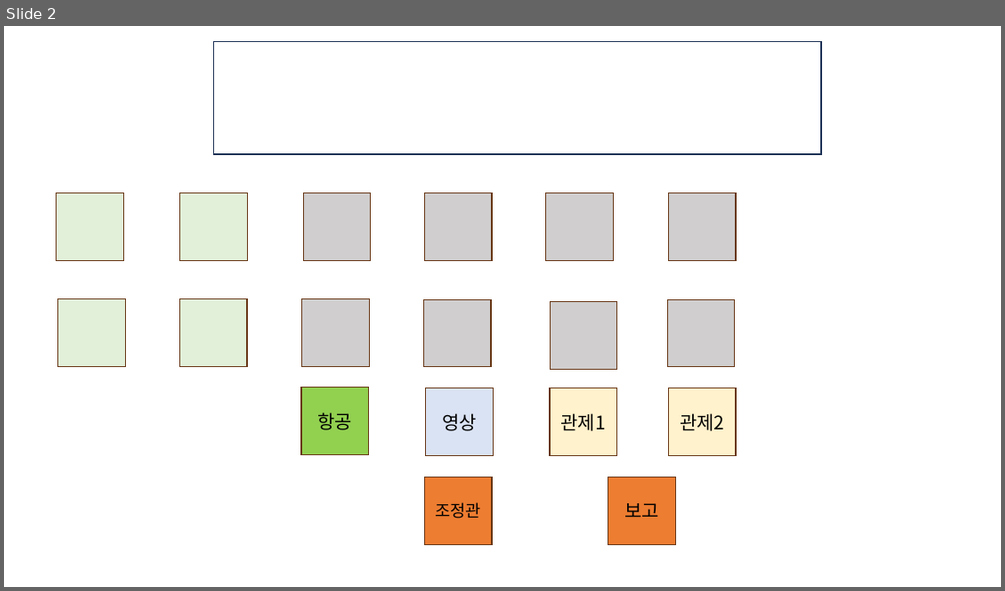
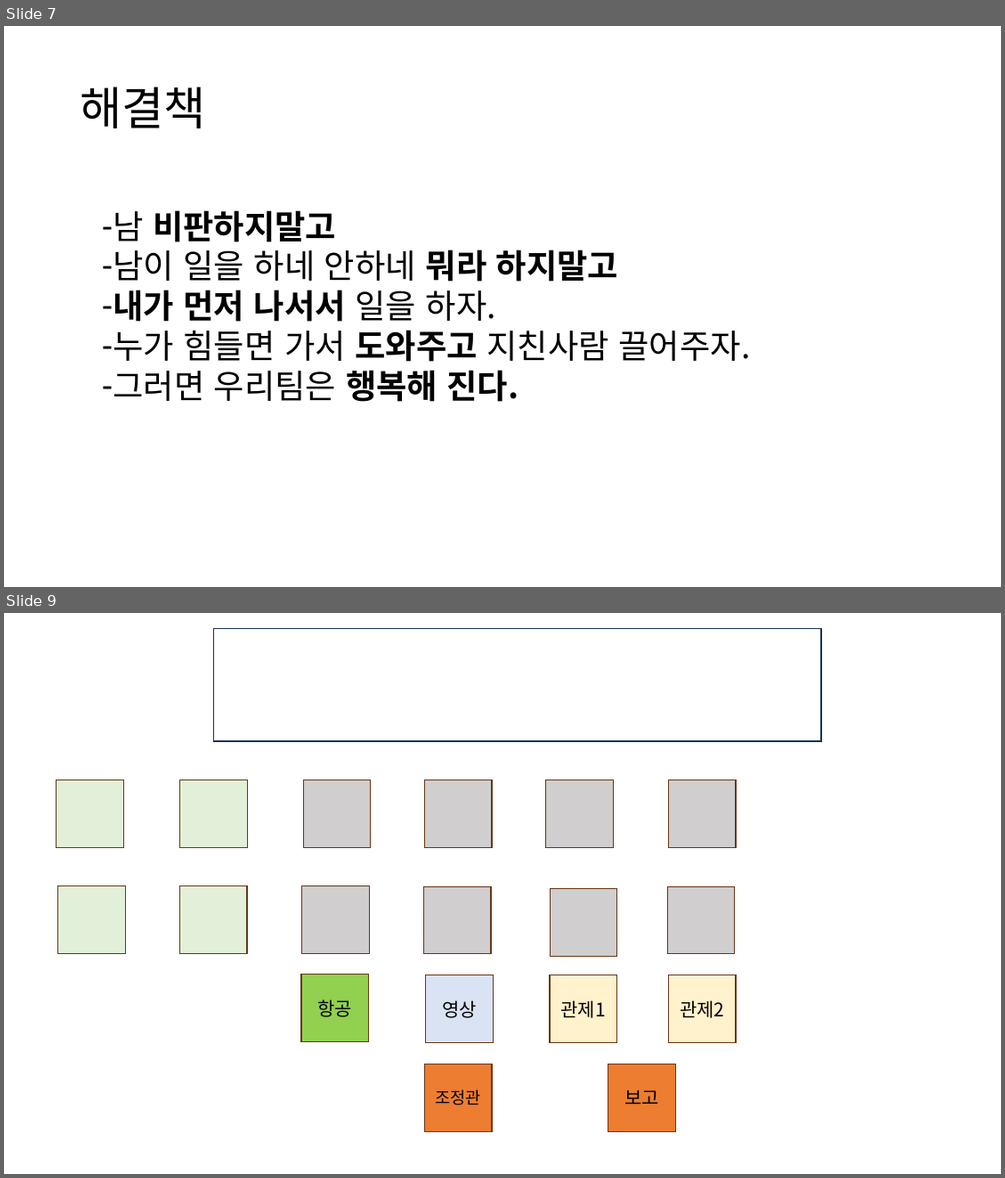
Before and after one commit to Chunopark/fire1, a slide deck: 3팀 상황실 전술.pptx. Shown one above the other, each under a label of ours: slide 2 before the commit, slides 7 and 9 after it; the slides between them are not shown. The pictures are 1005x591 and 1005x1178 pixels, drawn with LibreOffice and Linux fonts; fonts in the diff are those of the drawing. Boxes give left, top, right and bottom in pixels: in the first picture for what was removed or moved away, otherwise in the second. Text is boxed around its words. In the diff, an @@ line names an element or a change of style, - is before the commit and + after.

```diff
--- a/3팀 상황실 전술.pptx
+++ b/3팀 상황실 전술.pptx
@@ slide 7 added at (4,26,1001,587), background #FFFFFF @@
@@ title added at (80,87,206,128), 44 pt, text #000000 @@
+해결책
@@ text added at (113,210,750,402), 32 pt, text #000000 @@
+– 남 비판하지말고
+– 남이 일을 하네 안하네 뭐라 하지말고
+– 내가 먼저 나서서 일을 하자.
+– 누가 힘들면 가서 도와주고 지친사람 끌어주자.
+– 그러면 우리팀은 행복해 진다.
@@ what was slide 2 is now slide 9 @@
```
Also in this commit, not shown: 9 other slides added, 1 slide removed.
